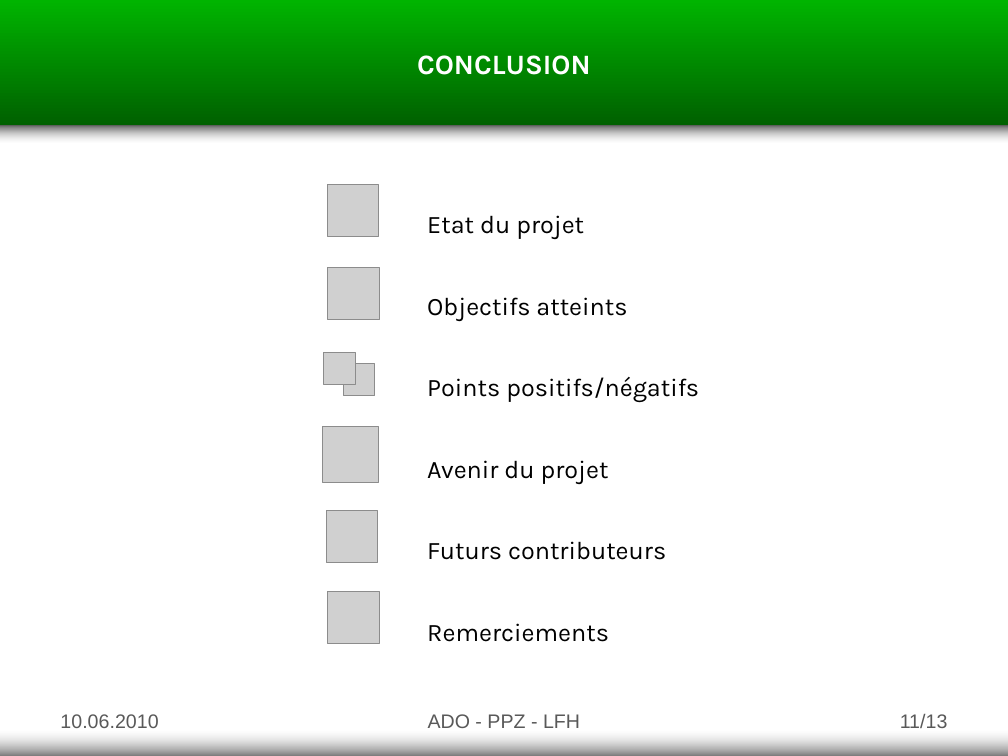
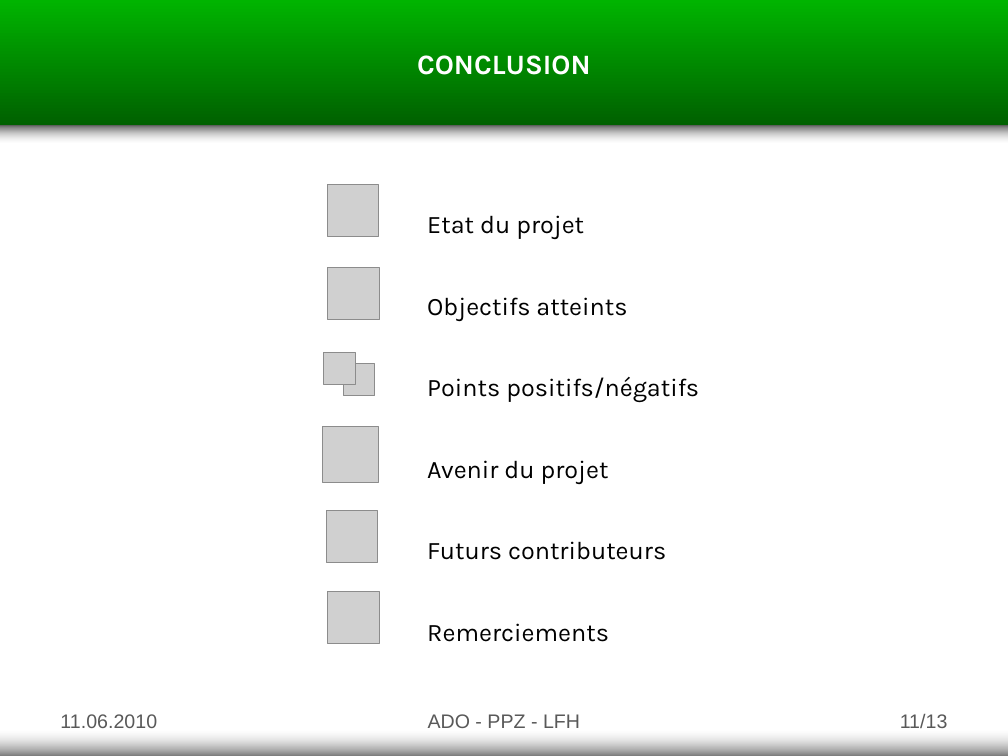
Before and after one commit to goupildb/asd-tower-defense, a slide deck: slide 11 of documents/v2.0/Presentation_partie_Lazhar.pptx. Drawn at 1008x756 pixels with LibreOffice and Linux fonts; fonts in the diff are those of the drawing; grey boxes stand for pictures. Boxes give left, top, right and bottom in pixels: in the first picture for what was removed or moved away, otherwise in the second. Text is boxed around its words. In the diff, an @@ line names an element or a change of style, - is before the commit and + after.

```diff
--- a/documents/v2.0/Presentation_partie_Lazhar.pptx
+++ b/documents/v2.0/Presentation_partie_Lazhar.pptx
@@ text at [60,714,157,728]: text changed @@
-10.06.2010
+11.06.2010
```
Also in this commit, not shown: 10 other slides changed, 9 other files.
